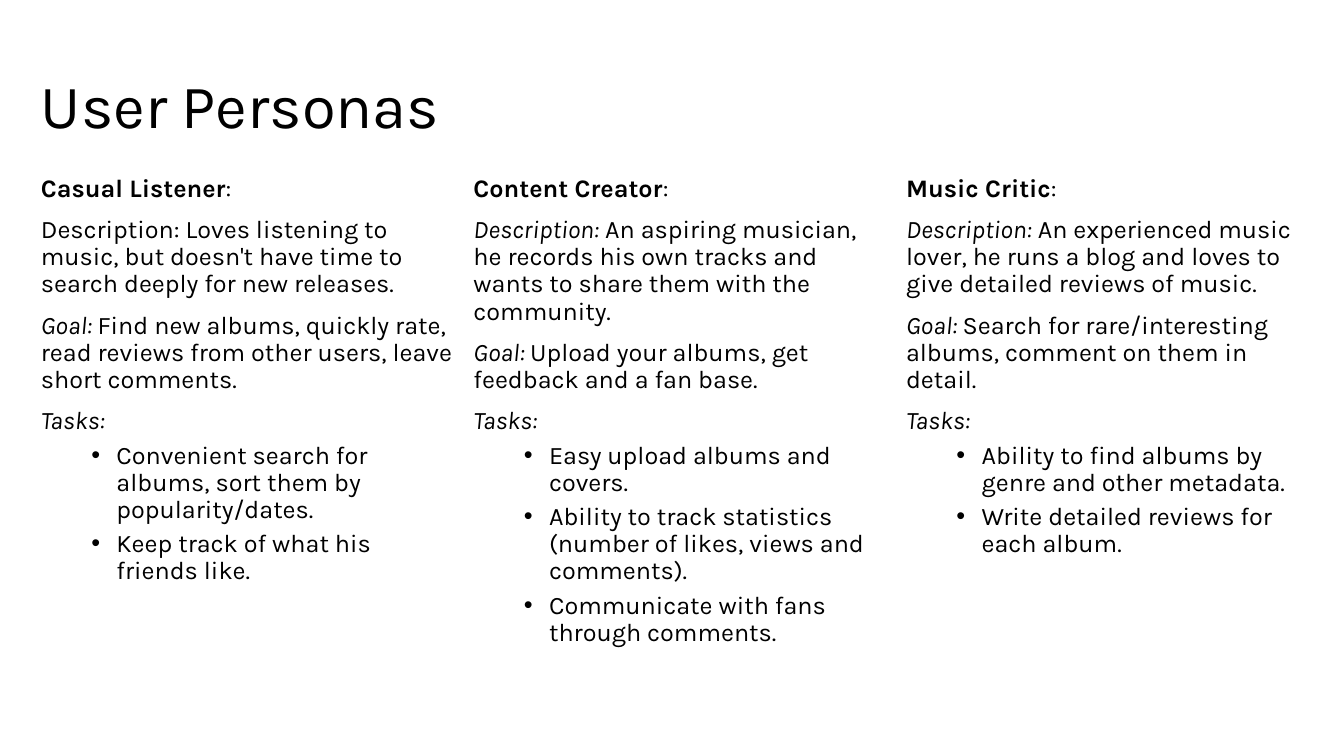
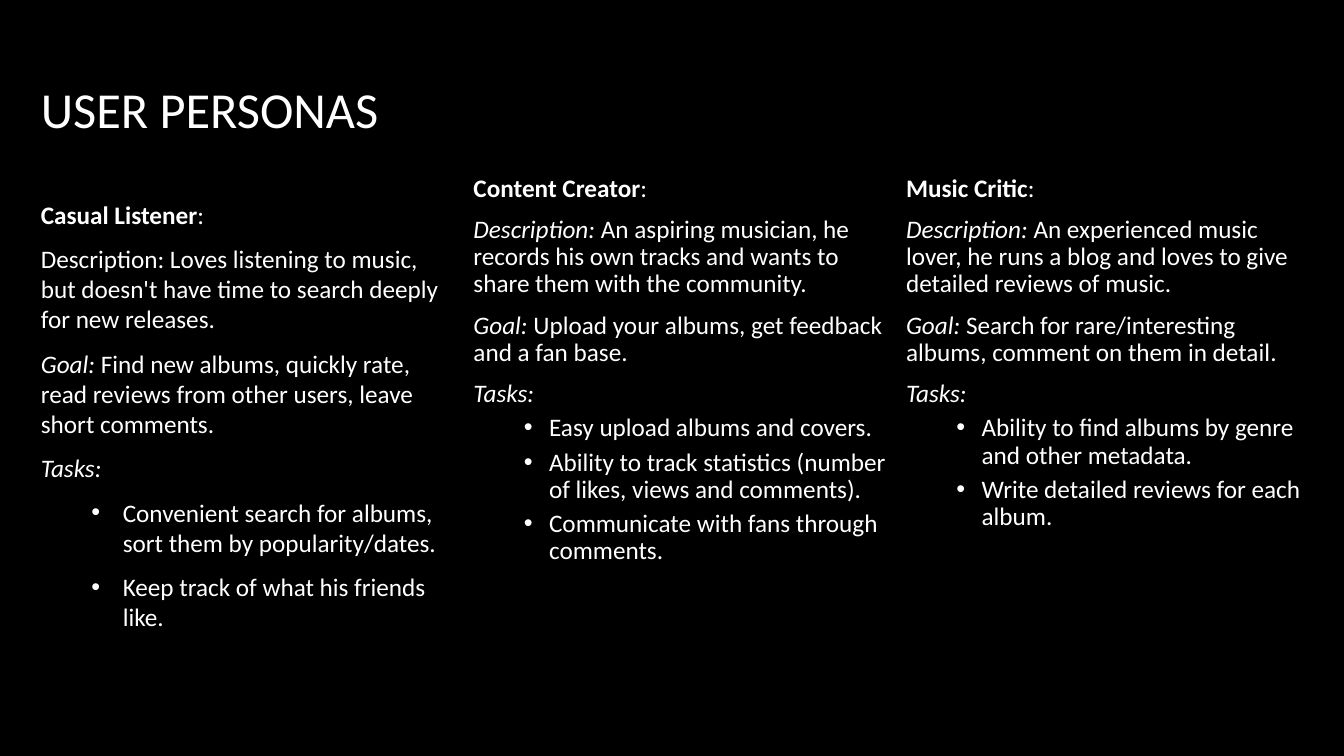
Before and after one commit to MalachyMcGinnity/WAD2GroupProject, a slide deck: slide 3 of WAD2 Group Project Design Spec.pptx. Drawn at 1344x756 pixels with LibreOffice and Linux fonts; fonts in the diff are those of the drawing; background and template pictures are left out. Boxes give left, top, right and bottom in pixels: in the first picture for what was removed or moved away, otherwise in the second. Text is boxed around its words. In the diff, an @@ line names an element or a change of style, - is before the commit and + after.

```diff
--- a/WAD2 Group Project Design Spec.pptx
+++ b/WAD2 Group Project Design Spec.pptx
@@ background #FFFFFF to picture (left out) @@
@@ title at (41, 95, 379, 129): text changed; size 44 to 36 pt; font Karla to Calibri; text colour #000000 to #FFFFFF @@
-User Personas
+USER PERSONAS
@@ text "Casual Listener:" at (41, 206, 438, 626): font Karla to Calibri, text colour #000000 to #FFFFFF; line spacing 0.9 to 1; indent changed; more space between paragraphs; vertical alignment top to middle @@
@@ text "Content Creator:" at (473, 180, 886, 560): font Karla to Calibri, text colour #000000 to #FFFFFF @@
@@ text "Music Critic:" at (906, 179, 1300, 525): font Karla to Calibri, text colour #000000 to #FFFFFF @@
```
Also in this commit, not shown: 5 other slides changed.
